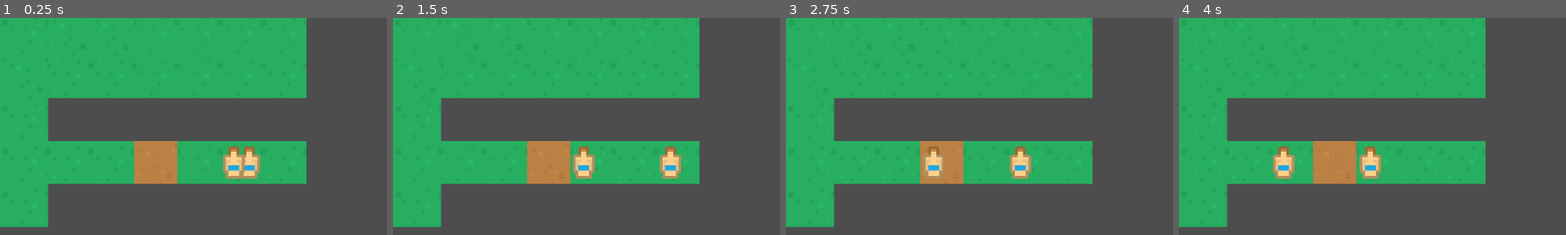
Above: before the commit, frames 1-4 (left to right).
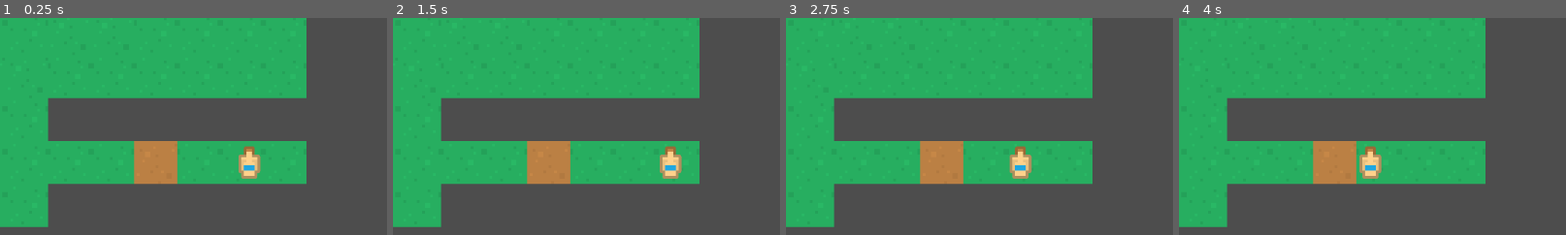
Above: after the commit, the same moments.

Repository: ApostolisSiampanis/intelligent-agents
Game: Godot game, scene res://scenes/main_scene.tscn
Same seed, same stepped clock (60 frames per second), same inputs: the game is played once before the commit and once after it.
Inputs:
- Up to frame 1 (0.25 s): no input
- Up to frame 2 (1.5 s): no input
- Up to frame 3 (2.75 s): no input
- Up to frame 4 (4 s): no input
The pictures show only the part of the screen within x 38-87%, y 50-100%; the shares and areas given below are measured in that part.

The runs differ from the first frame. In frame 1, 0.7% of the frame differs, in the area x 57-68%, y 58-75%; in frame 2, 0.7%; in frame 3, 0.6%; in frame 4, 0.7%, in the area x 24-53%, y 58-75%.

Commit message:
Remove shuffling logic and add max Y value
Co-Authored-By: Apostolis Siampanis <75365398+ApostolisSiampanis@users.noreply.github.com>

Diff:
--- a/scripts/tile_map.gd
+++ b/scripts/tile_map.gd
@@ -1,6 +1,7 @@
 extends TileMap
 
 const tile_size = Vector2i(64,64)
+const MAX_Y = 100
 
 func get_tile_size():
 	return tile_size
@@ -29,5 +30,4 @@
 
 		adjacent_tiles.append(tile_info)
 
-	adjacent_tiles.shuffle()
 	return adjacent_tiles
